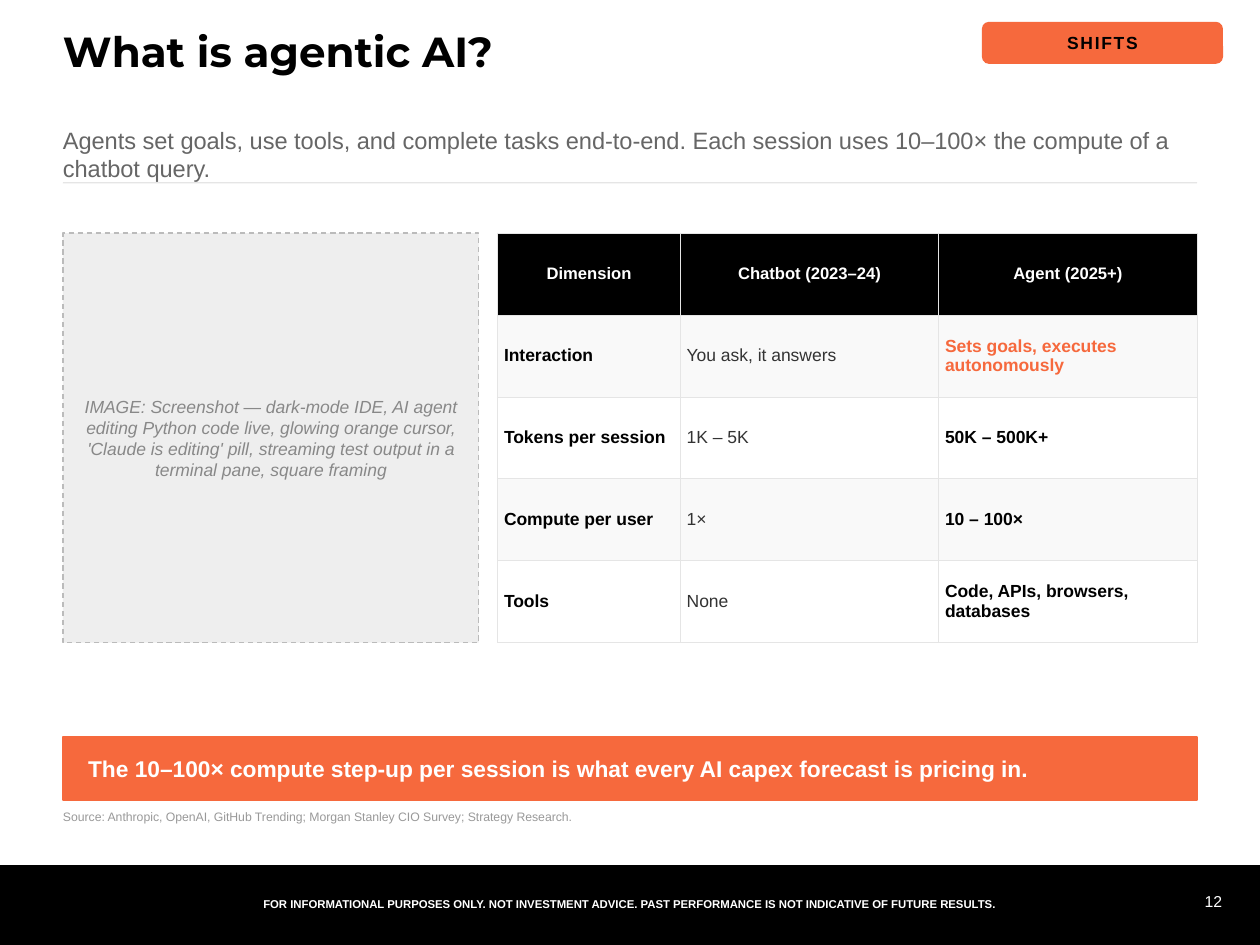
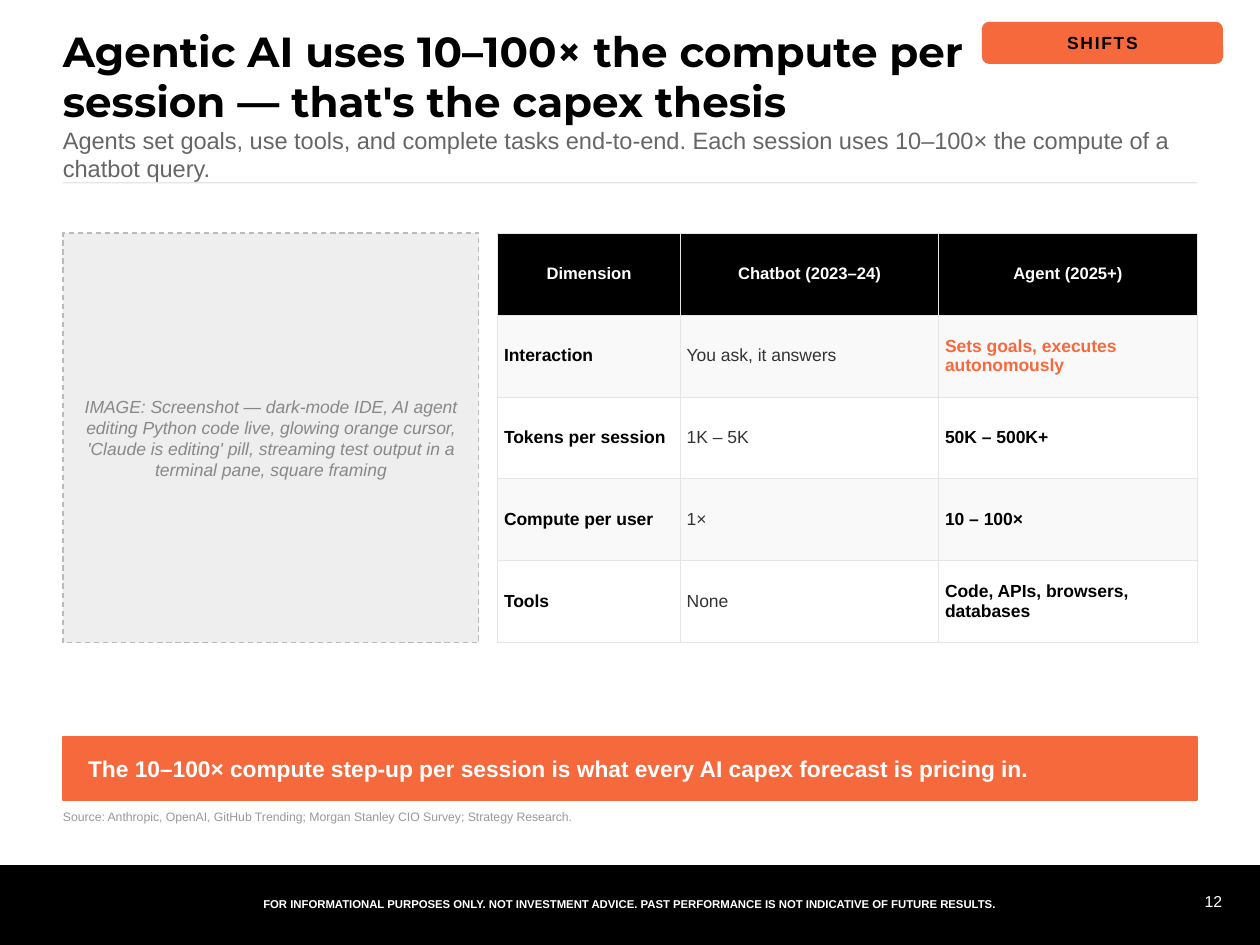
Before and after one commit to samuelcmcclellan-cell/ai-markets-deck, a slide deck: slide 12 of ai-markets-deck.pptx. Drawn at 1260x945 pixels with LibreOffice and Linux fonts; fonts in the diff are those of the drawing. Boxes give left, top, right and bottom in pixels: in the first picture for what was removed or moved away, otherwise in the second. Text is boxed around its words. In the diff, an @@ line names an element or a change of style, - is before the commit and + after.

```diff
--- a/ai-markets-deck.pptx
+++ b/ai-markets-deck.pptx
@@ text at (63, 34, 963, 125): text changed @@
-What is agentic AI?
+Agentic AI uses 10–100× the compute per session — that's the capex thesis
```
Also in this commit, not shown: 17 other slides changed, 20 other files.
